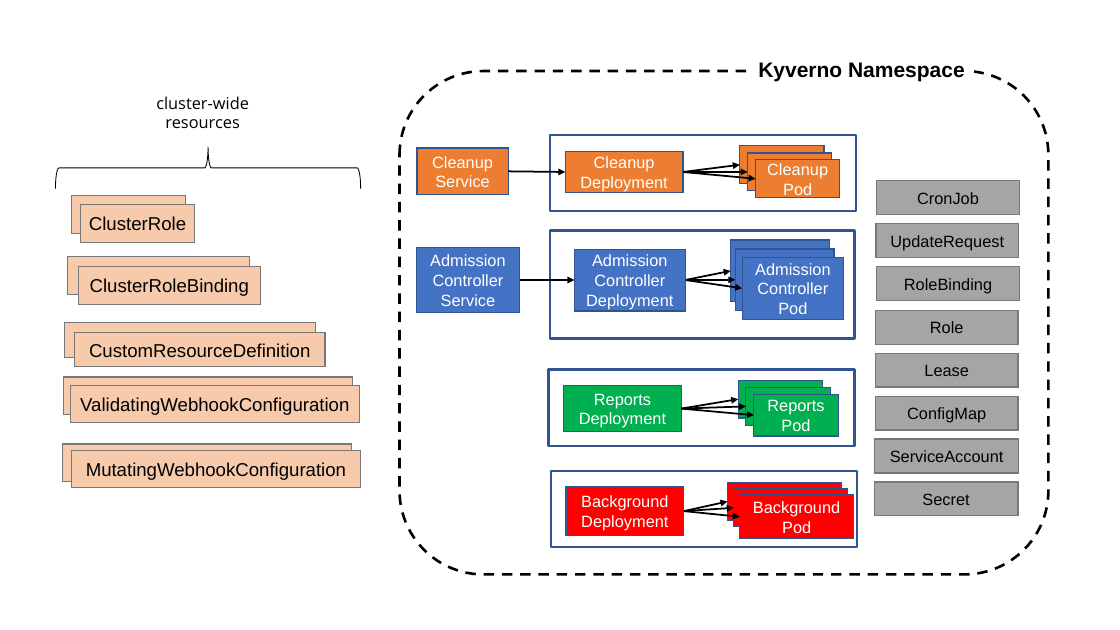
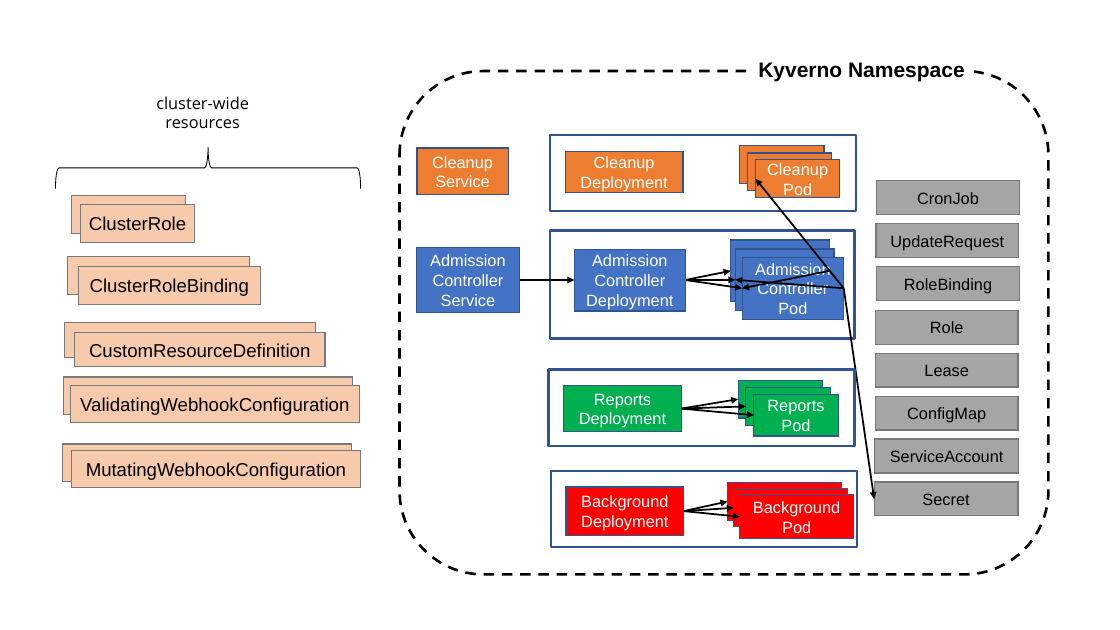
Before and after one commit to kyverno/website, a slide deck: slide 2 of static/images/kyverno_website_graphics.pptx. Drawn at 1120x630 pixels with LibreOffice and Linux fonts; fonts in the diff are those of the drawing. Boxes give left, top, right and bottom in pixels: in the first picture for what was removed or moved away, otherwise in the second. Text is boxed around its words. In the diff, an @@ line names an element or a change of style, - is before the commit and + after.

```diff
--- a/static/images/kyverno_website_graphics.pptx
+++ b/static/images/kyverno_website_graphics.pptx
@@ arrow removed from (508, 171) to (565, 172) @@
@@ arrow removed from (683, 172) to (740, 165) @@
@@ arrow removed from (683, 172) to (748, 172) @@
@@ arrow added from (844, 288) to (756, 179), #000000 1.5 pt @@
@@ arrow added from (844, 288) to (735, 280), #000000 1.5 pt @@
@@ arrow moved from (683, 172) - (756, 179) to (742, 288) - (829, 271) @@
@@ arrow (742, 288) - (829, 271): arrowheads changed @@
@@ arrow added from (844, 288) to (875, 499), #000000 1.5 pt @@
@@ outline #325491 2 pt to #31538F 2 pt in 3 elements at [550, 230, 854, 339], [550, 135, 856, 212], [549, 370, 854, 446] @@
```
Also in this commit, not shown: 8 other slides changed, 1 other file.
